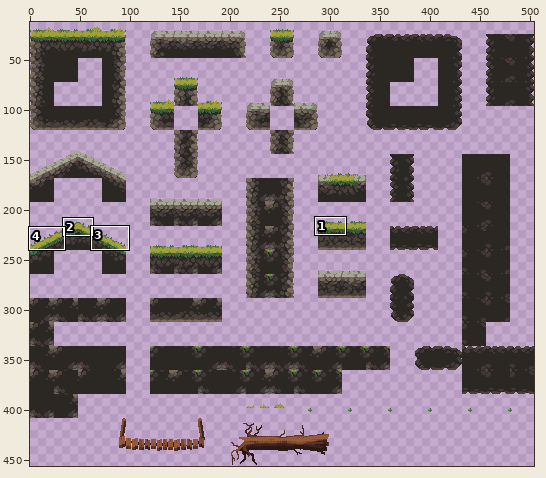
A sprite sheet gets an edit: Assets/Tiled/Tileset/TileSet.png. The first picture is a wide view before the edit; the outline marks the close-up.
Close-up. As it was:
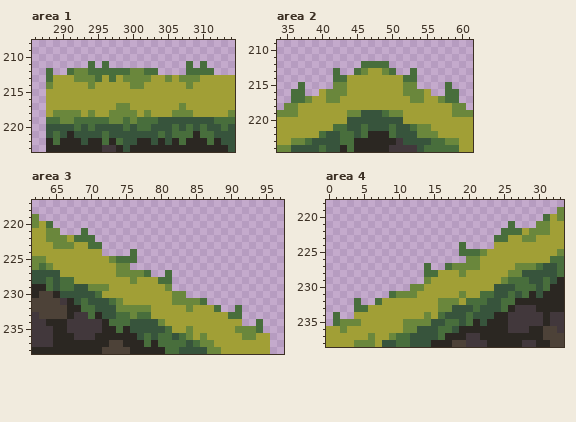
The file is 504x456 pixels. Shown: area 1: x 286..314, y 208..223; area 2: x 34..61, y 209..224; area 3: x 62..97, y 217..238; area 4: x 0..33, y 218..238. The wide view leaves out empty margins. The commit also changed other parts of the picture, which this record leaves out.
Once edited:
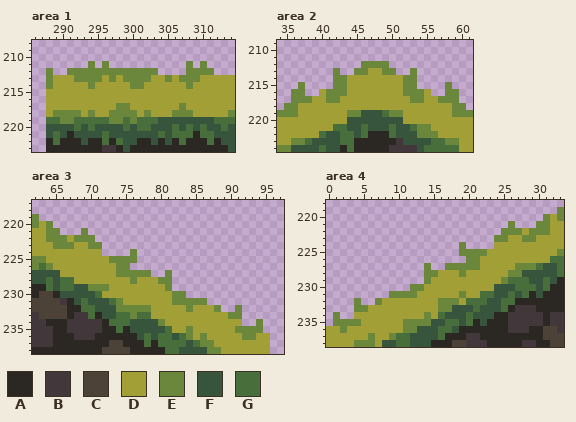
Palette (. is transparent): A #2b2722  B #42383c  C #4d4238  D #a19f36  E #6a873c  F #37543c  G #486e3c
From old to new:
--- area 1
@@ x 286..314 @@
 210 .............................
-211 ........G.G...........G.G....
-212 ..G..GEEGGGGGGEEGG....GGGG...
-213 ..GDDDEEEGDGDEEEEDDEDEEEDDDDD
+211 ........E.E...........E.E....
+212 ..E..EEEEEEEEEEEEE....EEEE...
+213 ..EDDDEEEEDEDEEEEDDEDEEEDDDDD
 214 ..EDDDDDEDDDDDEEDDDDDDEDDDDDD
--- area 2
@@ x 34..61 @@
 211 ............................
-212 ............GGGG............
-213 ........G..GEDDEG..G........
-214 ........GGDDDDDDDDGG........
-215 ...G....EEDDDDDDDDEE....G...
-216 ..GG..DEEEDDDDDDDDEEED..GG..
-217 ..GGEDDEEDDDDDDDDDDEEDDEGG..
+212 ............EEEE............
+213 ........E..EEDDEE..E........
+214 ........EEDDDDDDDDEE........
+215 ...E....EEDDDDDDDDEE....E...
+216 ..EE..DEEEDDDDDDDDEEED..EE..
+217 ..EEEDDEEDDDDDDDDDDEEDDEEE..
 218 .EEDDDDDDDDDDDDDDDDDDDDDDEE.
--- area 3
@@ x 62..97 @@
 219 E...................................
-220 EDG.................................
-221 DDEE...G............................
-222 DDEEEDGGG...........................
-223 DDDEEEDDGG..........................
-224 DDDDDDDDDD....G.....................
-225 EEDDDDDDDDDEGGG.....................
+220 EDE.................................
+221 DDEE...E............................
+222 DDEEEDEEE...........................
+223 DDDEEEDDEE..........................
+224 DDDDDDDDDD....E.....................
+225 EEDDDDDDDDDEEEE.....................
 226 EGEDDDDDDDDDEE......................
-227 FFFFDDDDDDDDEEEEG..G................
-228 FFGFGGDDDDDDDDEDDDGG................
+227 FFFFDDDDDDDDEEEEE..E................
+228 FFGFGGDDDDDDDDEDDDEE................
 229 AAGFGGFFEEEDDDDDDDDE................
 230 ACCAFFFFFGDDDDDDDDDDEE..............
-231 CCCCBAFGFFFGEDDDDDDDEEEEG...........
-232 CCCCCAAGGFFFEEEEEDDDDDEDDDG..G......
-233 BCCCCABBGAFFGGEGGDDDDDDDDDDDGG......
-234 BBAAABBBBBAGGGFFFFEDDDDDDDDDDD..G...
-235 BBBAABBBBBAAGAFFFFFGDDEDDDDDDEEEG...
+231 CCCCBAFGFFFGEDDDDDDDEEEEE...........
+232 CCCCCAAGGFFFEEEEEDDDDDEDDDE..E......
+233 BCCCCABBGAFFGGEGGDDDDDDDDDDDEE......
+234 BBAAABBBBBAGGGFFFFEDDDDDDDDDDD..E...
+235 BBBAABBBBBAAGAFFFFFGDDEDDDDDDEEEE...
 236 BBBAAABBBAAAAAAFGFGGFGEDEDDDDDEEDD..
--- area 4
@@ x 0..33 @@
 219 .................................E
-220 ...............................GDE
-221 ..........................G...EEDD
-222 .........................GGGDEEEDD
-223 ........................GGDDEEDDDD
-224 ...................G....DDDDDDDDDD
-225 ...................GGGEDDDDDDDDDDE
+220 ...............................EDE
+221 ..........................E...EEDD
+222 .........................EEEDEEEDD
+223 ........................EEDDEEDDDD
+224 ...................E....DDDDDDDDDD
+225 ...................EEEEDDDDDDDDDDE
 226 ....................EEDDDDDDDDDDGG
-227 ..............G..GEEEEDDDDDEEEGFFG
-228 ..............GGDDDEDDDDDDEEFFFFFG
+227 ..............E..EEEEEDDDDDEEEGFFG
+228 ..............EEDDDEDDDDDDEEFFFFFG
 229 ..............EDDDDDDDDDDEGGGFFGFA
 230 ............EEDDDDDDDDDDFFFGGGFGAA
-231 .........GEEEDDDDDDEDDGGFFGFGAFAAA
-232 ....G..GDDDDDDDDEEEDGGGFFGGAAAAAAA
-233 ....GGDDDDDDDDDDEEFFFGFFFGABBBAAAA
-234 .G..DDDDDDDDDDEDGFFFGFFFAABBBBBABB
-235 .GEEEDDDDDDEEEEFFGGFGAFAAABBBBBABB
+231 .........EEEEDDDDDDEDDGGFFGFGAFAAA
+232 ....E..EDDDDDDDDEEEDGGGFFGGAAAAAAA
+233 ....EEDDDDDDDDDDEEFFFGFFFGABBBAAAA
+234 .E..DDDDDDDDDDEDGFFFGFFFAABBBBBABB
+235 .EEEEDDDDDDEEEEFFGGFGAFAAABBBBBABB
 236 DDEDDDDDDDDEEFFFGGFAAAAAAABBBAACCB
